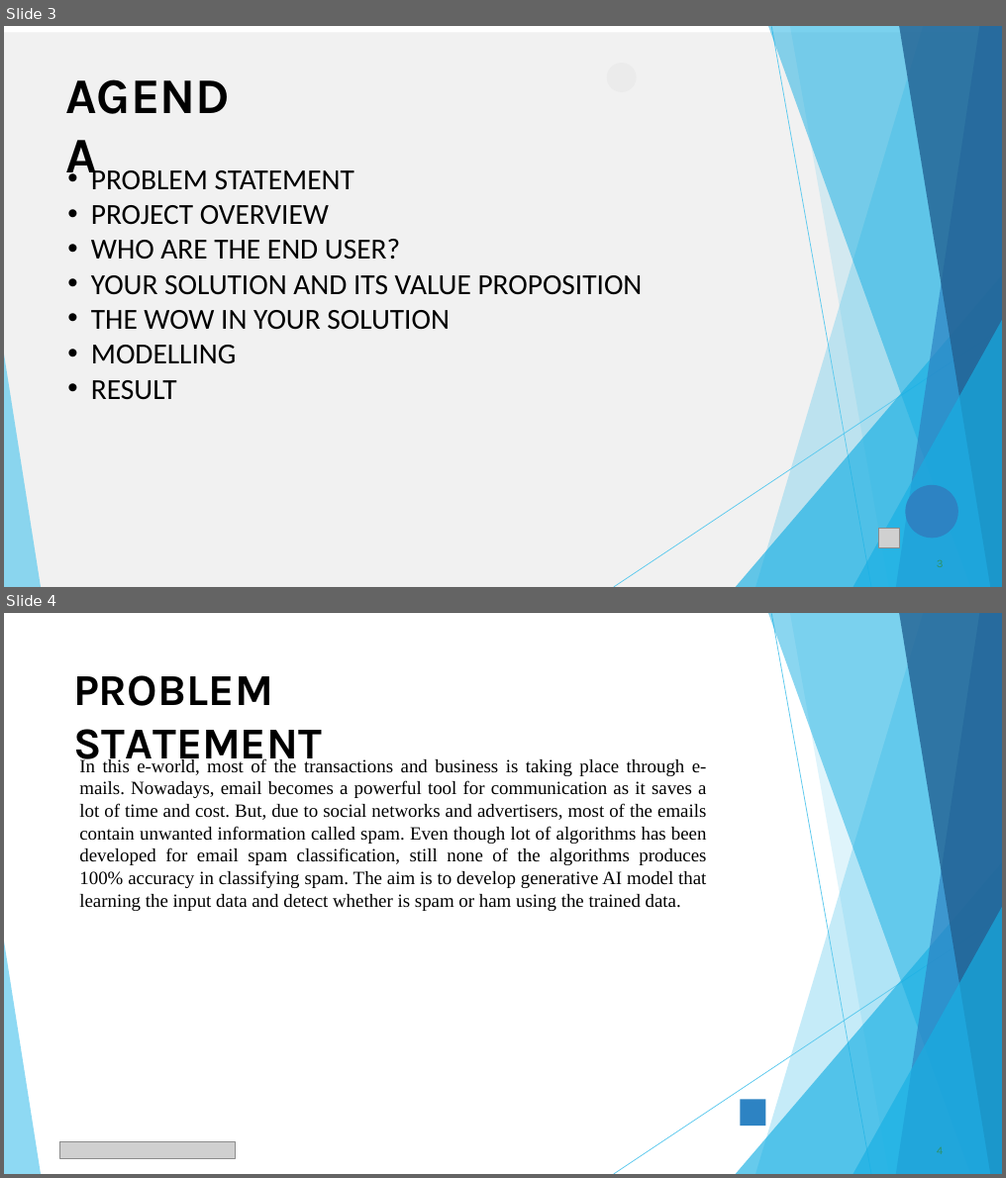
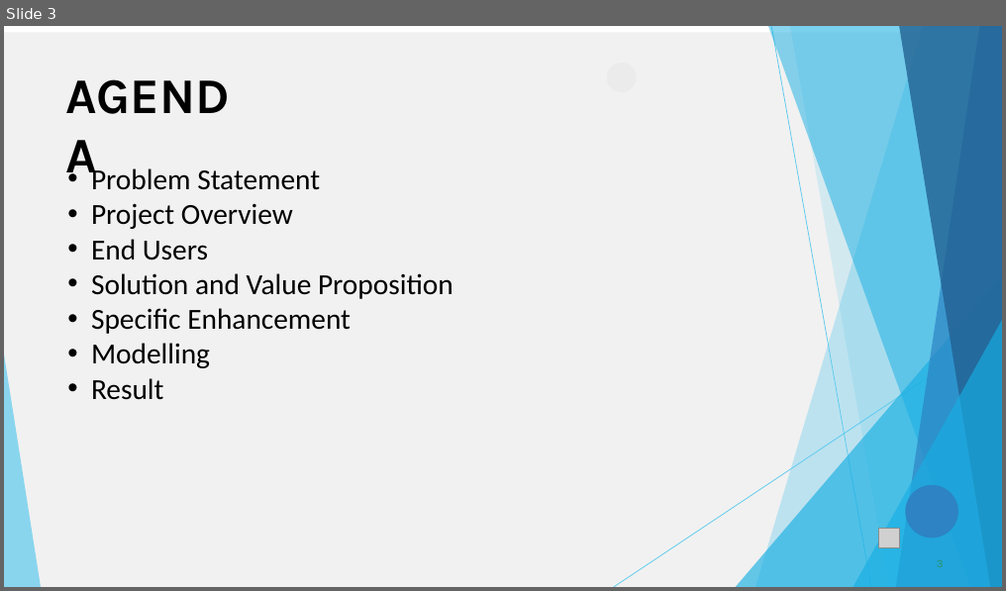
Before and after one commit to Rishika-1202/TNSDC_Generative-AI, a slide deck: SPAM_CLASSIFIER.pptx. Shown one above the other, each under a label of ours: slides 3 and 4 before the commit, slide 3 after it. The pictures are 1006x1178 and 1006x591 pixels, drawn with LibreOffice and Linux fonts; fonts in the diff are those of the drawing; grey boxes stand for pictures. Boxes give left, top, right and bottom in pixels: in the first picture for what was removed or moved away, otherwise in the second. Text is boxed around its words. In the diff, an @@ line names an element or a change of style, - is before the commit and + after.

```diff
--- a/SPAM_CLASSIFIER.pptx
+++ b/SPAM_CLASSIFIER.pptx
@@ slide 4 removed at [4,613,1002,1174], background #FFFFFF @@
@@ freeform shape removed at [755,613,1002,1174] @@
@@ freeform shape removed at [768,613,1002,1174] @@
@@ freeform shape removed at [772,614,871,1174] @@
@@ freeform shape removed at [790,613,1002,1174] @@
@@ freeform shape removed at [896,613,1002,1174] @@
@@ freeform shape removed at [899,613,1002,1174] @@
@@ title removed at [73,675,322,769] @@
-PROBLEM STATEMENT
@@ text removed at [79,758,707,911] @@
-In this e-world, most of the transactions and business is taking place through e-mails. Nowadays, email becomes a powerful tool for communication as it saves a lot of time and cost. But, due to social networks and advertisers, most of the emails contain unwanted information called spam. Even though lot of algorithms has been developed for email spam classification, still none of the algorithms produces 100% accuracy in classifying spam. The aim is to develop generative AI model that learning the input data and detect whether is spam or ham using the trained data.
@@ freeform shape removed at [736,862,1002,1174] @@
@@ freeform shape removed at [853,907,1002,1174] @@
@@ freeform shape removed at [614,916,1002,1174] @@
@@ freeform shape removed at [4,942,41,1174] @@
@@ freeform shape removed at [740,1100,765,1126] @@
@@ picture removed at [59,1143,235,1158] @@
@@ slide 3 changed as well @@
@@ text at [91,165,453,400]: text changed @@
-• PROBLEM STATEMENT
-• PROJECT OVERVIEW
-• WHO ARE THE END USER?
-• YOUR SOLUTION AND ITS VALUE PROPOSITION
-• THE WOW IN YOUR SOLUTION
-• MODELLING
-• RESULT
+• Problem Statement
+• Project Overview
+• End Users
+• Solution and Value Proposition
+• Specific Enhancement
+• Modelling
+• Result
```
Also in this commit, not shown: 6 other slides changed, 5 slides added, 2 other slides removed.
